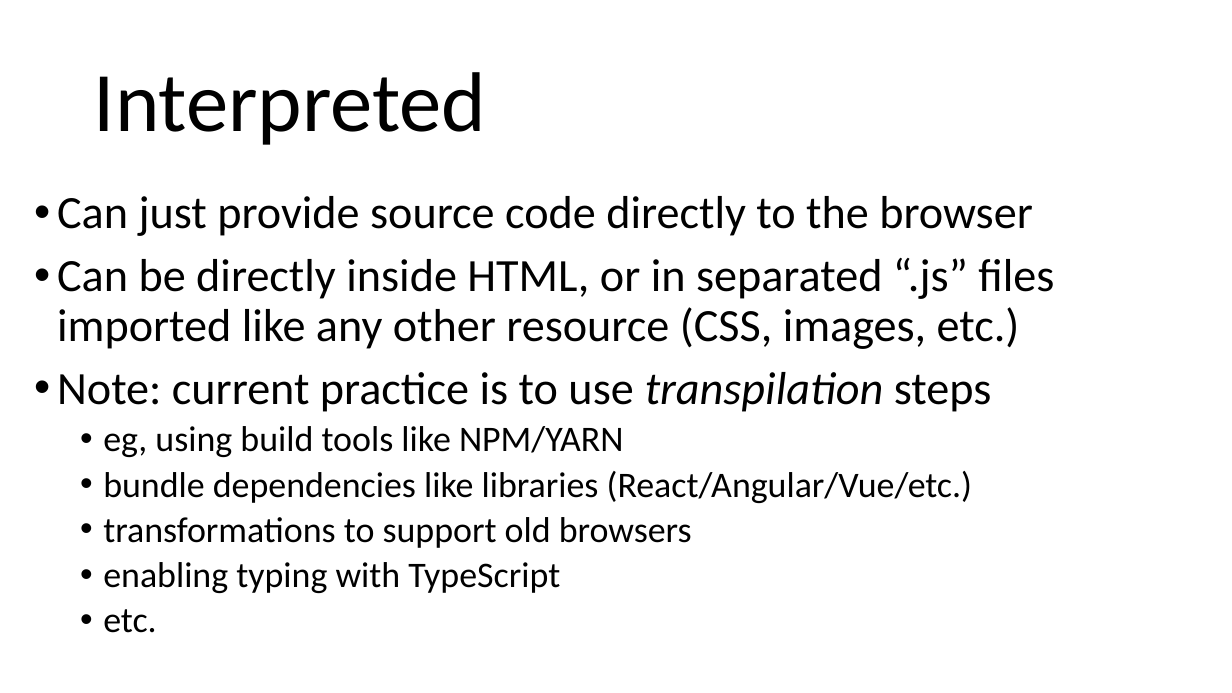
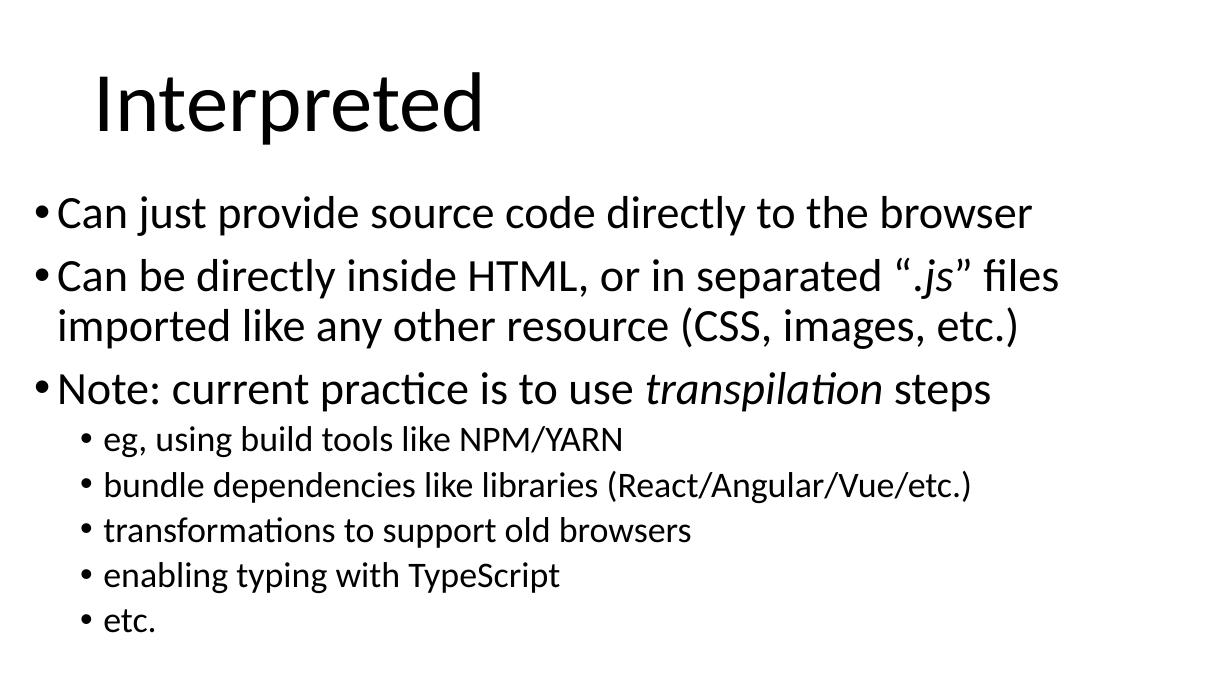
Before and after one commit to arcuri82/web_development_and_api_design, a slide deck: slide 15 of docs/slides/lesson_01.pptx. Drawn at 1232x693 pixels with LibreOffice and Linux fonts; fonts in the diff are those of the drawing. Boxes give left, top, right and bottom in pixels: in the first picture for what was removed or moved away, otherwise in the second. Text is boxed around its words. In the diff, an @@ line names an element or a change of style, - is before the commit and + after.

```diff
--- a/docs/slides/lesson_01.pptx
+++ b/docs/slides/lesson_01.pptx
@@ text at (x1=57, y1=258, x2=1059, y2=349): italic on in "“.js”" @@
```
Also in this commit, not shown: 3 other slides changed, 4 other files.
